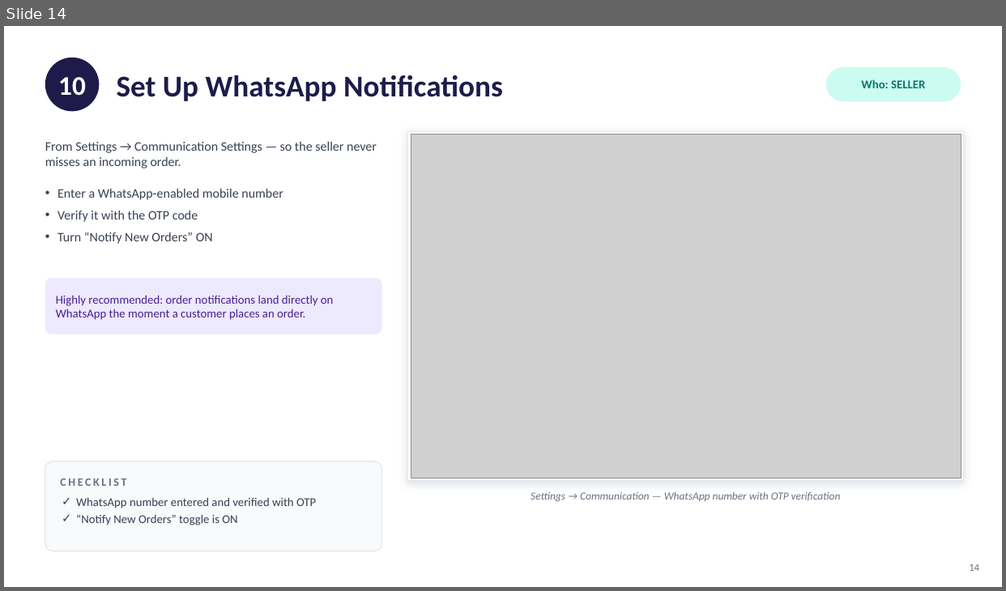
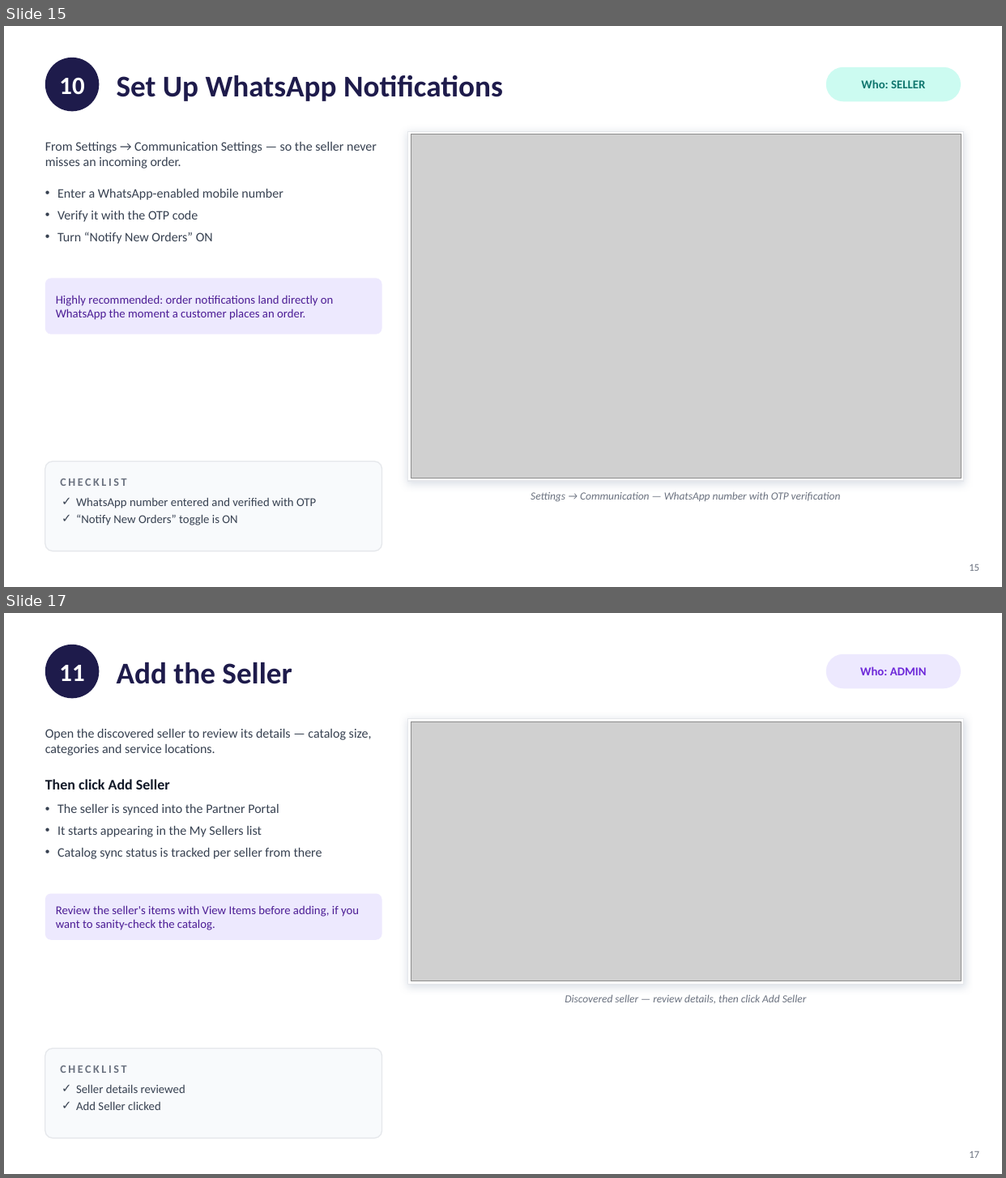
Before and after one commit to qwipo-product/ONDC-Seller-Store, a slide deck: Seller-Onboarding-to-Buyer-App-Visibility.pptx. Shown one above the other, each under a label of ours: slide 14 before the commit, slides 15 and 17 after it; the slides between them are not shown. The pictures are 1006x591 and 1006x1178 pixels, drawn with LibreOffice and Linux fonts; fonts in the diff are those of the drawing; grey boxes stand for pictures. Boxes give left, top, right and bottom in pixels: in the first picture for what was removed or moved away, otherwise in the second. Text is boxed around its words. In the diff, an @@ line names an element or a change of style, - is before the commit and + after.

```diff
--- a/Seller-Onboarding-to-Buyer-App-Visibility.pptx
+++ b/Seller-Onboarding-to-Buyer-App-Visibility.pptx
@@ slide 17 added at (x1=4, y1=613, x2=1002, y2=1174), background #FFFFFF @@
@@ ellipse added at (x1=45, y1=645, x2=99, y2=698), fill #1E1B4B @@
@@ rounded rectangle added at (x1=826, y1=654, x2=961, y2=688), fill #EDE9FE @@
@@ text added at (x1=59, y1=665, x2=84, y2=681), 24 pt, text #FFFFFF, bold @@
+11
@@ text added at (x1=117, y1=662, x2=292, y2=684), 29 pt, text #1E1B4B, bold @@
+Add the Seller
@@ text added at (x1=860, y1=666, x2=927, y2=675), 11.5 pt, text #6D28D9, bold @@
+Who: ADMIN
@@ text added at (x1=45, y1=729, x2=372, y2=756), 12.5 pt, text #374151 @@
+Open the discovered seller to review its details — catalog size, categories and service locations.
@@ rectangle added at (x1=407, y1=718, x2=964, y2=984), fill #FFFFFF, outline #E5E7EB 1 pt @@
@@ picture added at (x1=411, y1=722, x2=961, y2=982) @@
@@ text added at (x1=45, y1=779, x2=170, y2=790), 14 pt, text #111827, bold @@
+Then click Add Seller
@@ text added at (x1=57, y1=804, x2=322, y2=859), 12.5 pt, text #374151 @@
+• The seller is synced into the Partner Portal
+• It starts appearing in the My Sellers list
+• Catalog sync status is tracked per seller from there
@@ rounded rectangle added at (x1=45, y1=894, x2=382, y2=940), fill #EDE9FE @@
@@ text added at (x1=56, y1=905, x2=359, y2=931), 11.5 pt, text #4C1D95 @@
+Review the seller's items with View Items before adding, if you want to sanity-check the catalog.
@@ text added at (x1=565, y1=995, x2=807, y2=1003), 10.5 pt, text #6B7280, italic @@
+Discovered seller — review details, then click Add Seller
@@ rounded rectangle added at (x1=45, y1=1049, x2=382, y2=1139), fill #F8FAFC, outline #E5E7EB 1 pt @@
@@ text added at (x1=60, y1=1066, x2=126, y2=1073), 11 pt, text #6B7280, bold @@
+CHECKLIST
@@ text added at (x1=76, y1=1084, x2=185, y2=1110), 11.5 pt, text #374151 @@
+✓ Seller details reviewed
+✓ Add Seller clicked
@@ text added at (x1=969, y1=1152, x2=979, y2=1158), 10 pt, text #6B7280 @@
+17
@@ what was slide 14 is now slide 15 @@
@@ slide 15 changed as well @@
@@ text "10" at (x1=59, y1=78, x2=84, y2=95): size 26 to 24 pt @@
@@ text at (x1=969, y1=565, x2=979, y2=571): text changed @@
-14
+15
```
Also in this commit, not shown: 16 other slides changed, 5 other slides added, 8 other files.
